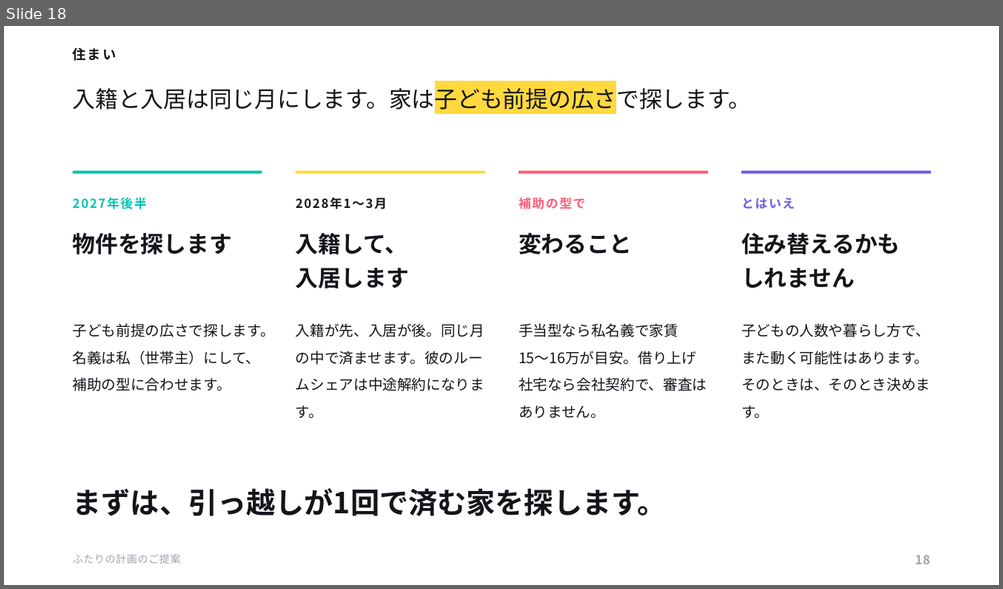
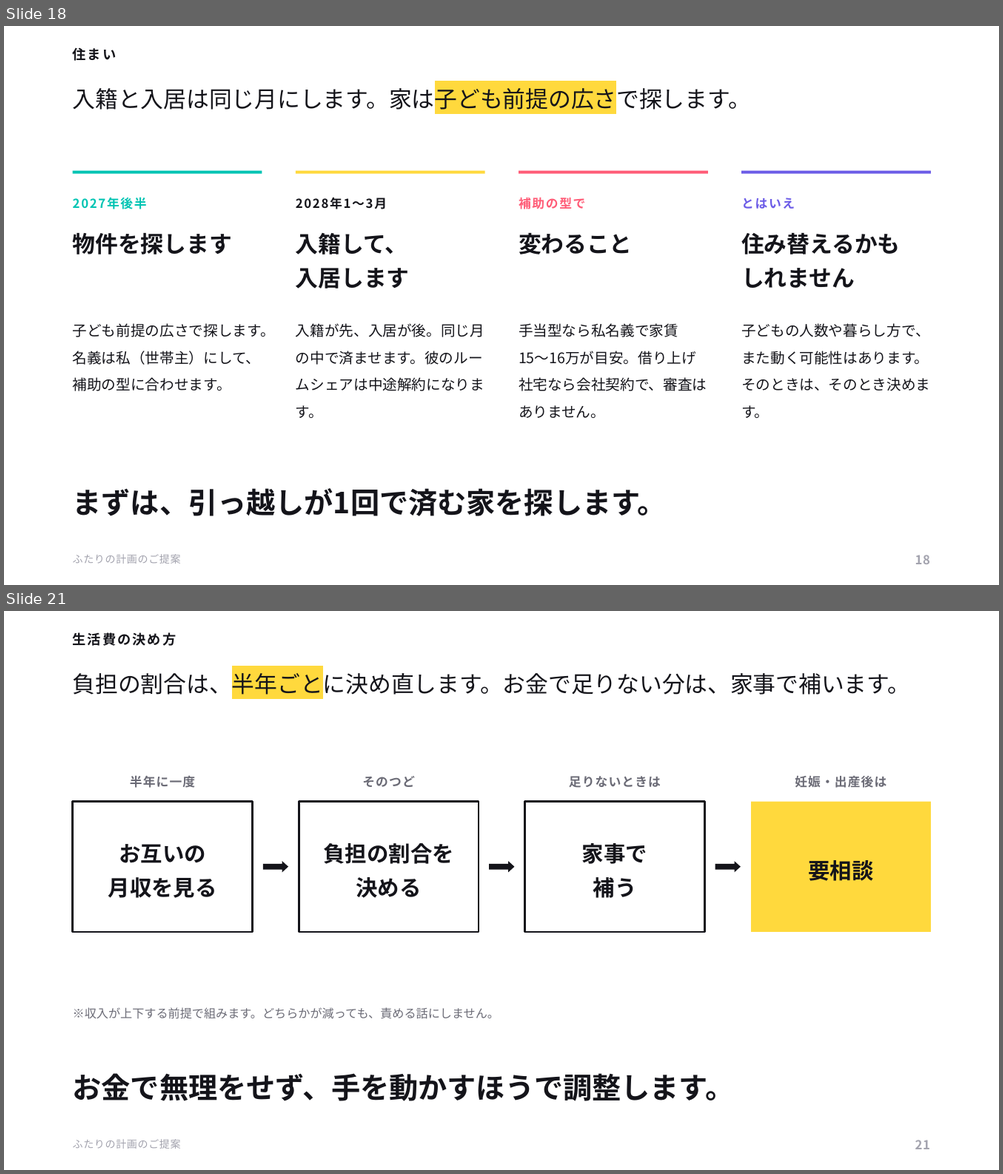
Before and after one commit to ayaka1933-glitch/portfolio, a slide deck: proposal/ふたりの計画のご提案.pptx. Shown one above the other, each under a label of ours: slide 18 before the commit, slides 18 and 21 after it; the slides between them are not shown. The pictures are 1003x589 and 1003x1174 pixels, drawn with LibreOffice and Linux fonts; fonts in the diff are those of the drawing. Boxes give left, top, right and bottom in pixels: in the first picture for what was removed or moved away, otherwise in the second. Text is boxed around its words. In the diff, an @@ line names an element or a change of style, - is before the commit and + after.

```diff
--- a/proposal/ふたりの計画のご提案.pptx
+++ b/proposal/ふたりの計画のご提案.pptx
@@ slide 21 added at [4, 611, 999, 1170], background #FFFFFF @@
@@ text added at [73, 632, 176, 646], 13 pt, text #14141A, bold @@
+生活費の決め方
@@ text added at [73, 669, 910, 698], 22 pt, text #14141A @@
+負担の割合は、半年ごとに決め直します。お金で足りない分は、家事で補います。
@@ text added at [130, 776, 195, 788], 12 pt, text #6B6B76, bold @@
+半年に一度
@@ text added at [362, 776, 414, 787], 12 pt, text #6B6B76, bold @@
+そのつど
@@ text added at [569, 776, 660, 788], 12 pt, text #6B6B76, bold @@
+足りないときは
@@ text added at [794, 776, 886, 788], 12 pt, text #6B6B76, bold @@
+妊娠・出産後は
@@ rectangle added at [73, 802, 253, 933], fill #FFFFFF, outline #14141A 2 pt, 21 pt, text #14141A, bold @@
+お互いの
+月収を見る
@@ rectangle added at [299, 802, 478, 933], fill #FFFFFF, outline #14141A 2 pt, 21 pt, text #14141A, bold @@
+負担の割合を
+決める
@@ rectangle added at [525, 802, 705, 933], fill #FFFFFF, outline #14141A 2 pt, 21 pt, text #14141A, bold @@
+家事で
+補う
@@ rectangle added at [751, 802, 930, 933], fill #FFD93D, 21 pt, text #14141A, bold @@
+要相談
@@ right arrow added at [263, 861, 288, 872], fill #14141A @@
@@ right arrow added at [489, 861, 515, 872], fill #14141A @@
@@ right arrow added at [715, 861, 740, 872], fill #14141A @@
@@ text added at [73, 1008, 499, 1019], 11.5 pt, text #6B6B76 @@
+※収入が上下する前提で組みます。どちらかが減っても、責める話にしません。
@@ text added at [73, 1073, 734, 1102], 28 pt, text #14141A, bold @@
+お金で無理をせず、手を動かすほうで調整します。
@@ text added at [73, 1139, 181, 1149], 10 pt, text #A3A3AE @@
+ふたりの計画のご提案
@@ text added at [915, 1140, 930, 1150], 12 pt, text #A3A3AE, bold @@
+21
```
Also in this commit, not shown: 4 slides changed, 1 other slide added, 4 other files.
